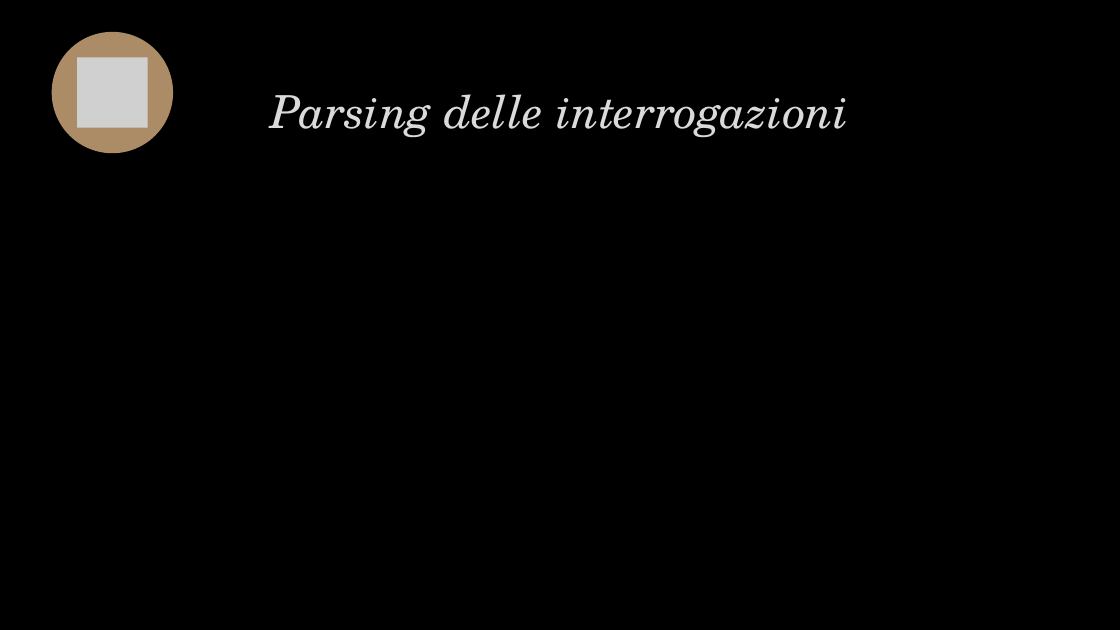
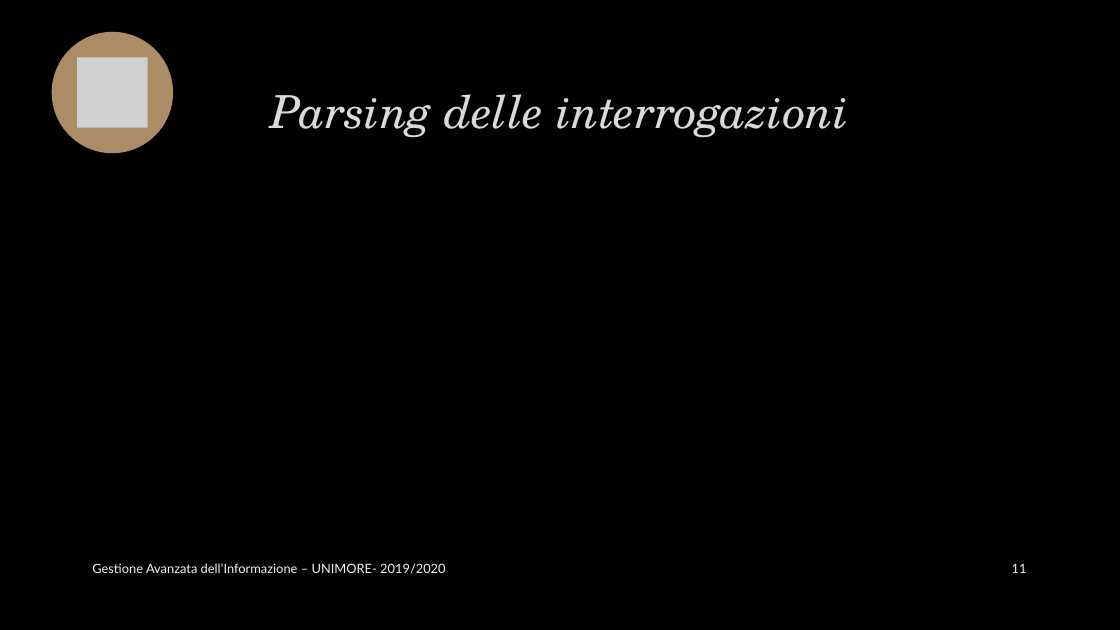
Before and after one commit to marcopiccinni/Search-Engine-for-DBLP, a slide deck: slide 11 of Doc-it.pptx. Drawn at 1120x630 pixels with LibreOffice and Linux fonts; fonts in the diff are those of the drawing; grey boxes stand for pictures; background and template pictures are left out. Boxes give left, top, right and bottom in pixels: in the first picture for what was removed or moved away, otherwise in the second. Text is boxed around its words. In the diff, an @@ line names an element or a change of style, - is before the commit and + after.

```diff
--- a/Doc-it.pptx
+++ b/Doc-it.pptx
@@ text added at [92, 563, 445, 574], 11 pt, text #F2F2F2 @@
+Gestione Avanzata dell’Informazione – UNIMORE- 2019/2020
@@ page number added at [1012, 564, 1027, 573], 11 pt, text #F2F2F2 @@
+11
```
Also in this commit, not shown: 9 other slides changed, 3 other files.
